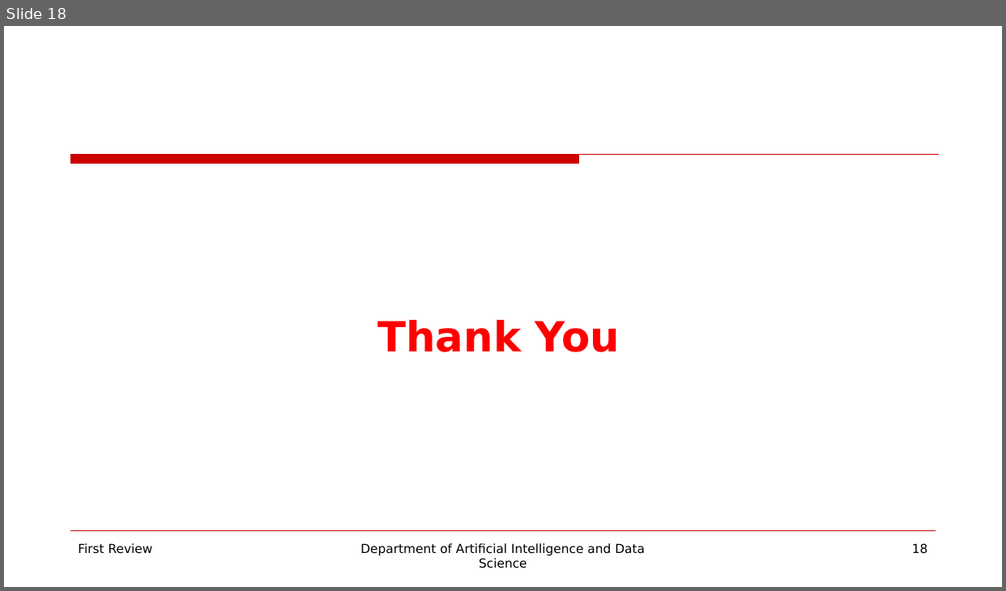
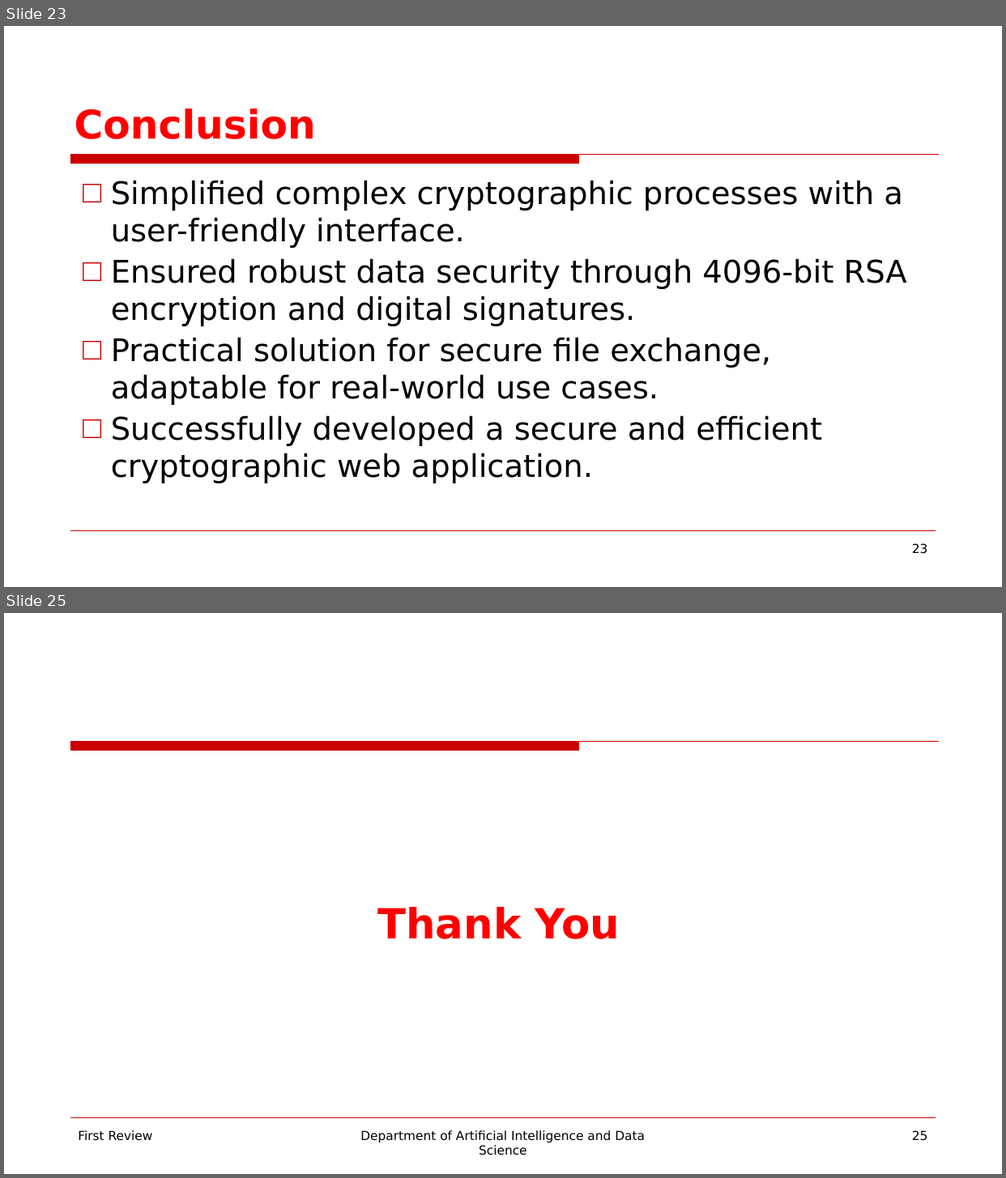
Before and after one commit to guru0005/Mini-Project-for-Data-Science-221801014, a slide deck: PPT/Mini Project for Data Science PPT.pptx. Shown one above the other, each under a label of ours: slide 18 before the commit, slides 23 and 25 after it; the slides between them are not shown. The pictures are 1006x591 and 1006x1178 pixels, drawn with LibreOffice and Linux fonts; fonts in the diff are those of the drawing; background and template pictures are left out. Boxes give left, top, right and bottom in pixels: in the first picture for what was removed or moved away, otherwise in the second. Text is boxed around its words. In the diff, an @@ line names an element or a change of style, - is before the commit and + after.

```diff
--- a/PPT/Mini Project for Data Science PPT.pptx
+++ b/PPT/Mini Project for Data Science PPT.pptx
@@ slide 23 added at box(4, 26, 1002, 587), background picture (left out); not listed: 2 template elements that a slide beside it also shows @@
@@ title added at box(74, 109, 316, 139), 38 pt, text #FF0000, bold @@
+Conclusion
@@ text added at box(111, 180, 907, 484), 30 pt, text #000000 @@
+□ Simplified complex cryptographic processes with a user-friendly interface.
+□ Ensured robust data security through 4096-bit RSA encryption and digital signatures.
+□ Practical solution for secure file exchange, adaptable for real-world use cases.
+□ Successfully developed a secure and efficient cryptographic web application.
@@ page number added at box(912, 544, 928, 554), 12 pt, text #000000 @@
+23
@@ what was slide 18 is now slide 25 @@
@@ page number at box(912, 1131, 928, 1141): text changed @@
-18
+25
```
Also in this commit, not shown: 12 slides changed, 6 other slides added.
